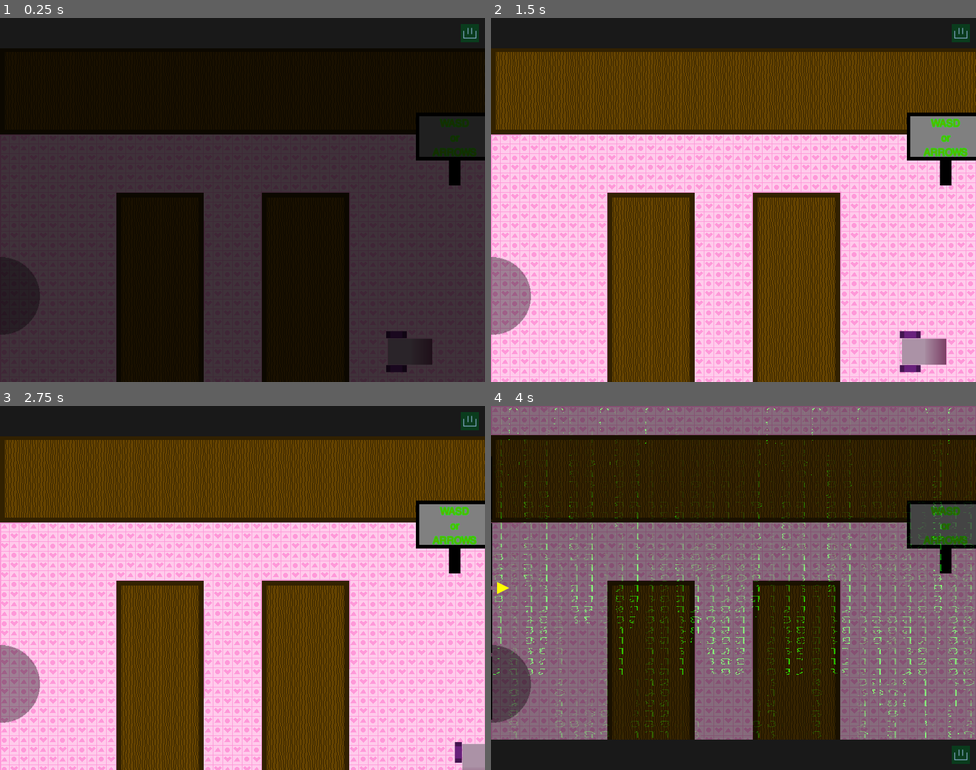
Above: before the commit, frames 1-4 (two rows, left to right).
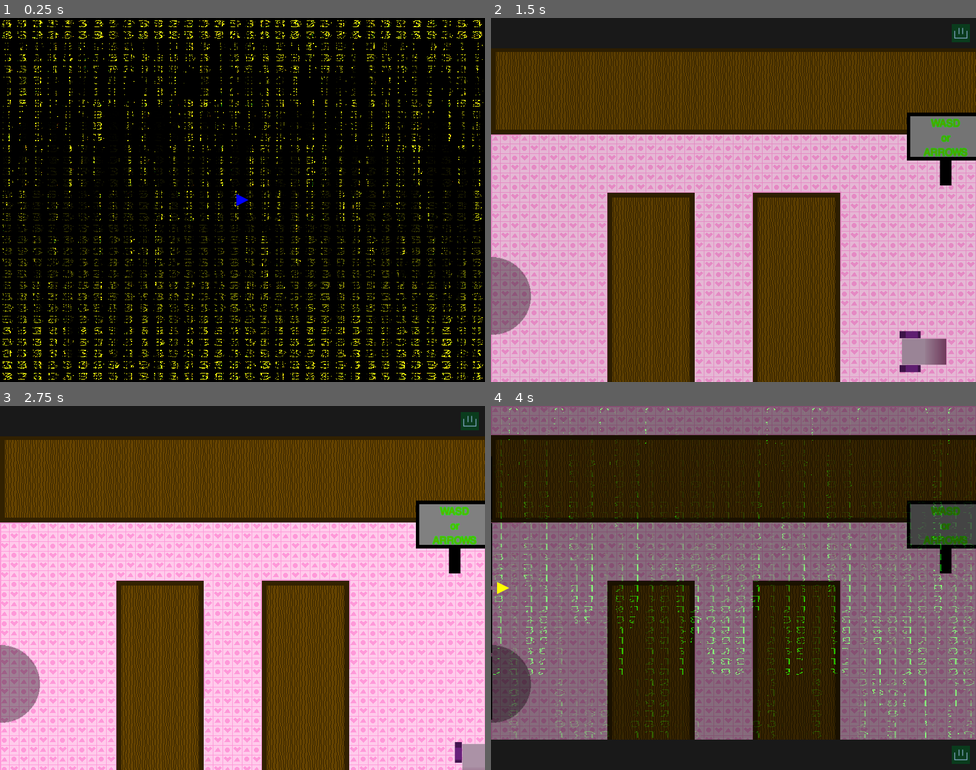
Above: after the commit, the same moments.

Repository: Hackerspace-IFUSP/Crossover_Jam_2021
Game: Godot game, scene res://MainMenu.tscn
Same seed, same stepped clock (60 frames per second), same inputs: the game is played once before the commit and once after it. Before the commit the project starts from res://Maps/Map1.tscn. Sound files missing from this copy of the repository are replaced by a short silence.
Inputs (mouse positions are in pixels of both pictures, inside the frame that each line leads up to):
- Up to frame 1 (0.25 s): no input
- Up to frame 2 (1.5 s): click (733, 200) at 0.52 s; move the mouse to (840, 181) at 1.27 s; hold Right (ui_right) from 1.28 s (still down); tap Space (dash) at 1.35 s
- Up to frame 3 (2.75 s): tap Enter at 2 s; move the mouse to (145, 606) at 2.02 s; release Right (ui_right) at 2.03 s; hold Down (ui_down) from 2.03 s (still down); right-click (145, 606) at 2.1 s
- Up to frame 4 (4 s): release Down (ui_down) at 2.75 s; click (961, 420) at 2.75 s; move the mouse to (782, 507) at 3.52 s; hold Right (ui_right) from 3.53 s (still down); click (782, 507) at 3.6 s

The runs differ from the first frame. In frame 1, 85% of the frame differs, in the area x 0-100%, y 0-100%; in frame 2, 46%; in frame 3, less than 0.1%; in frame 4, nothing differs.

Commit message:
main menu

Diff:
--- /dev/null
+++ b/MainMenu.gd
@@ -0,0 +1,7 @@
+extends ColorRect
+
+
+
+func _on_TextureButton_pressed():
+	Music.get_node("AudioStreamPlayer").playing = true
+	get_tree().change_scene("res://Maps/Map1.tscn")
--- /dev/null
+++ b/MainMenu.tscn
@@ -0,0 +1,73 @@
+[gd_scene load_steps=10 format=2]
+
+[ext_resource path="res://MainMenu.gd" type="Script" id=1]
+[ext_resource path="res://sprites/GUI/pushok.png" type="Texture" id=2]
+[ext_resource path="res://sprites/GUI/pusopen.png" type="Texture" id=3]
+[ext_resource path="res://sprites/GUI/noise.jpg" type="Texture" id=4]
+[ext_resource path="res://sprites/GUI/characters.png" type="Texture" id=5]
+
+[sub_resource type="Shader" id=1]
+code = "shader_type canvas_item;
+
+uniform sampler2D chars;
+uniform sampler2D noise_tex;
+
+void fragment() {
+	// Random character
+	vec2 uv = fract(UV * 32.0); // loop uv 32 times for the characters (as the noise resolution is 32x32)
+	float noise = texture(noise_tex, UV).g;
+	noise = round(noise * 10.0) / 10.0; // make sure the color value are snapped by 0.1 (so its only 0.0, 0.1, 0.2, and so on) for perfect offset
+	uv.x = (uv.x / 10.0) - 0.005; // offset
+	uv.x += noise; // offset every character by the noise value
+	uv.x += round(TIME * 0.8 * 10.0)/10.0; // animate characters with TIME, then snapped by 0.1 so it doesnt slide. 0.5 is the speed, you might want to change that
+
+	// distortion
+	float rain = UV.y; // this is a vertical gradient
+	float distortion = texture(noise_tex, UV / vec2(1.0, 32.0)).g; // this will be used for distortion, using previous noise but only horizontal
+	distortion = round(distortion * 10.0) / 10.0; // for precision reason, you need to round your distortion too, otherwise some character wouldnt be fully shown
+	rain -= round(TIME * 0.2 * 32.0) / 32.0; // the 'rain' shouldn't move smoothly right? also, 0.2 is the speed
+	rain += distortion; // distort this gradient, turning it into a rain
+	rain = fract(rain); // loop the rain
+	rain = round(rain * 16.0) / 16.0; // pixelate the rain. Rounding by 32.0 or 8.0 is optional
+	rain = pow(rain, 3.0); // this is not necessary, i just think that it looks good
+	rain *= 2.0; // this is also not important, just making the characters brighter
+
+	COLOR.rgb = texture(chars, uv).rgb * rain * vec3(cos(TIME/5.0), 1.0,sin(TIME/5.)); // finally multiply them together then multiply with green for the color
+}"
+
+[sub_resource type="ShaderMaterial" id=2]
+render_priority = 2
+shader = SubResource( 1 )
+shader_param/chars = ExtResource( 5 )
+shader_param/noise_tex = ExtResource( 4 )
+
+[sub_resource type="InputEventAction" id=3]
+action = "ui_accept"
+
+[sub_resource type="ShortCut" id=4]
+shortcut = SubResource( 3 )
+
+[node name="MainMenu" type="ColorRect"]
+material = SubResource( 2 )
+anchor_right = 1.0
+anchor_bottom = 1.0
+script = ExtResource( 1 )
+__meta__ = {
+"_edit_use_anchors_": false
+}
+
+[node name="CenterContainer" type="CenterContainer" parent="."]
+anchor_right = 1.0
+anchor_bottom = 1.0
+
+[node name="TextureButton" type="TextureButton" parent="CenterContainer"]
+margin_left = 390.0
+margin_top = 290.0
+margin_right = 410.0
+margin_bottom = 310.0
+shortcut = SubResource( 4 )
+texture_normal = ExtResource( 3 )
+texture_pressed = ExtResource( 2 )
+texture_hover = ExtResource( 2 )
+
+[connection signal="pressed" from="CenterContainer/TextureButton" to="." method="_on_TextureButton_pressed"]
--- /dev/null
+++ b/Music.tscn
@@ -0,0 +1,8 @@
+[gd_scene load_steps=2 format=2]
+
+[ext_resource path="res://music/ImagineThisPlayingOnAnElevator.ogg" type="AudioStream" id=1]
+
+[node name="Music" type="Node"]
+
+[node name="AudioStreamPlayer" type="AudioStreamPlayer" parent="."]
+stream = ExtResource( 1 )
--- a/Scenes/UI.gd
+++ b/Scenes/UI.gd
@@ -41,7 +41,7 @@
 	GAME.reload()
 	yield(get_tree().create_timer(1.0), "timeout")
 	##mandar pro primeiro mapa
-	get_tree().reload_current_scene()
+	get_tree().change_scene("res://Maps/Map1.tscn")
 
 
 func _on_Quit_pressed():
--- a/project.godot
+++ b/project.godot
@@ -21,12 +21,13 @@
 [application]
 
 config/name="Crossover_Jam_2021"
-run/main_scene="res://Maps/Map1.tscn"
+run/main_scene="res://MainMenu.tscn"
 config/icon="res://icon.png"
 
 [autoload]
 
 GAME="*res://Scripts/GAME.gd"
+Music="*res://Music.tscn"
 
 [display]
 
Not shown, added: music/ImagineThisPlayingOnAnElevator.ogg.import
